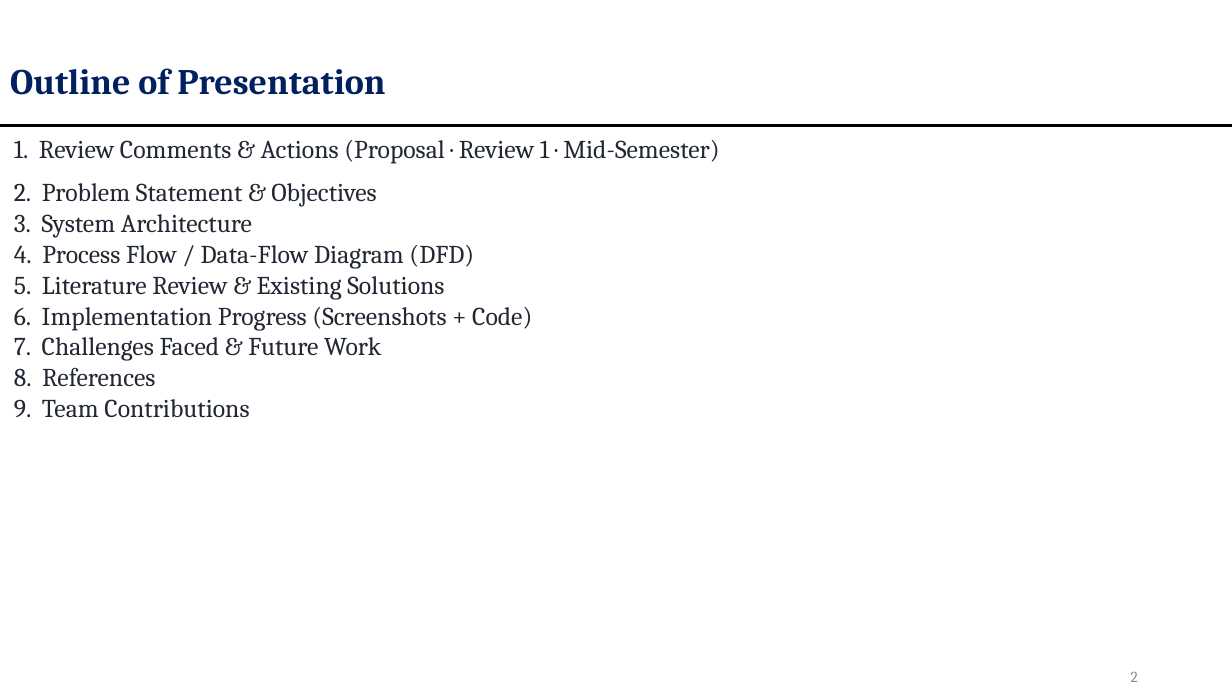
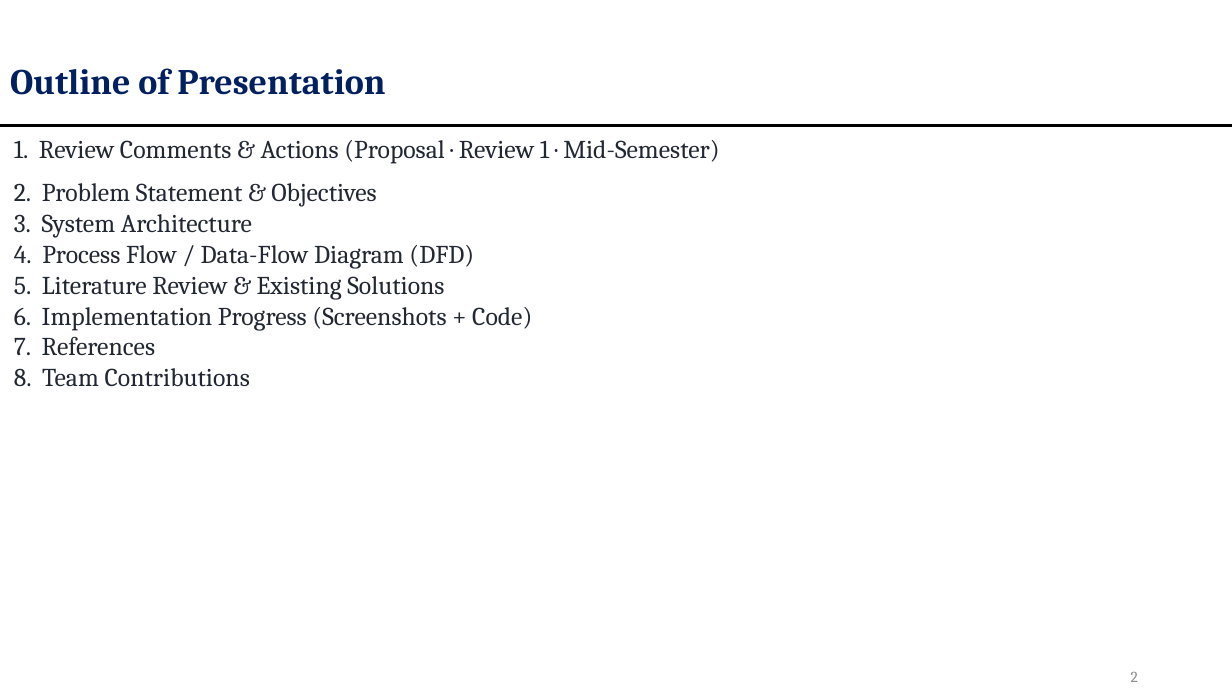
Before and after one commit to OMJOSHI15/indus11, a slide deck: slide 2 of docs/Indus11-Final-Review.pptx. Drawn at 1232x693 pixels with LibreOffice and Linux fonts; fonts in the diff are those of the drawing. Boxes give left, top, right and bottom in pixels: in the first picture for what was removed or moved away, otherwise in the second. Text is boxed around its words. In the diff, an @@ line names an element or a change of style, - is before the commit and + after.

```diff
--- a/docs/Indus11-Final-Review.pptx
+++ b/docs/Indus11-Final-Review.pptx
@@ text at (14,336,250,387): text changed @@
-7. Challenges Faced & Future Work
-8. References
-9. Team Contributions
+7. References
+8. Team Contributions
```
Also in this commit, not shown: 1 slide removed.
